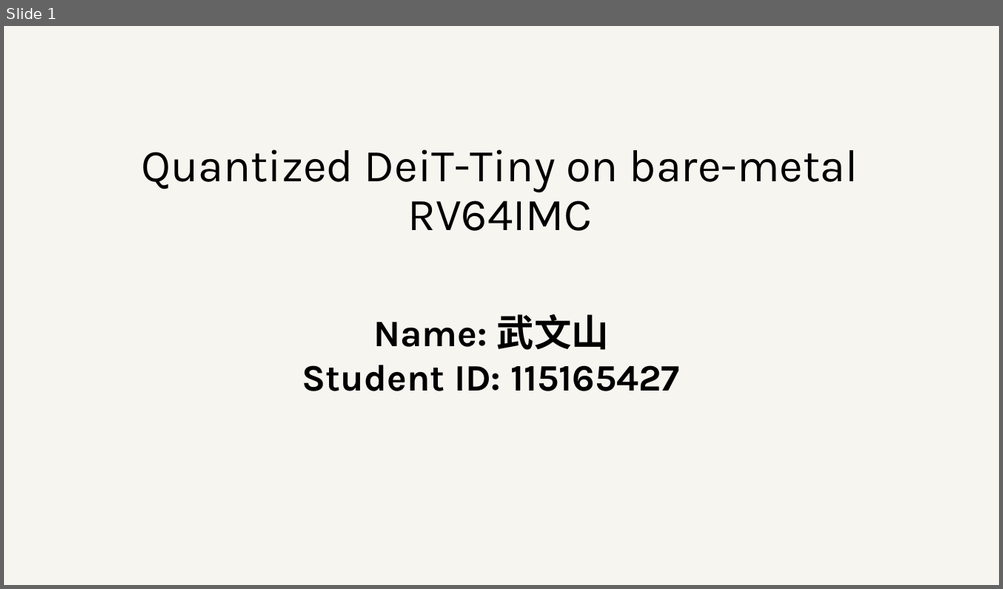
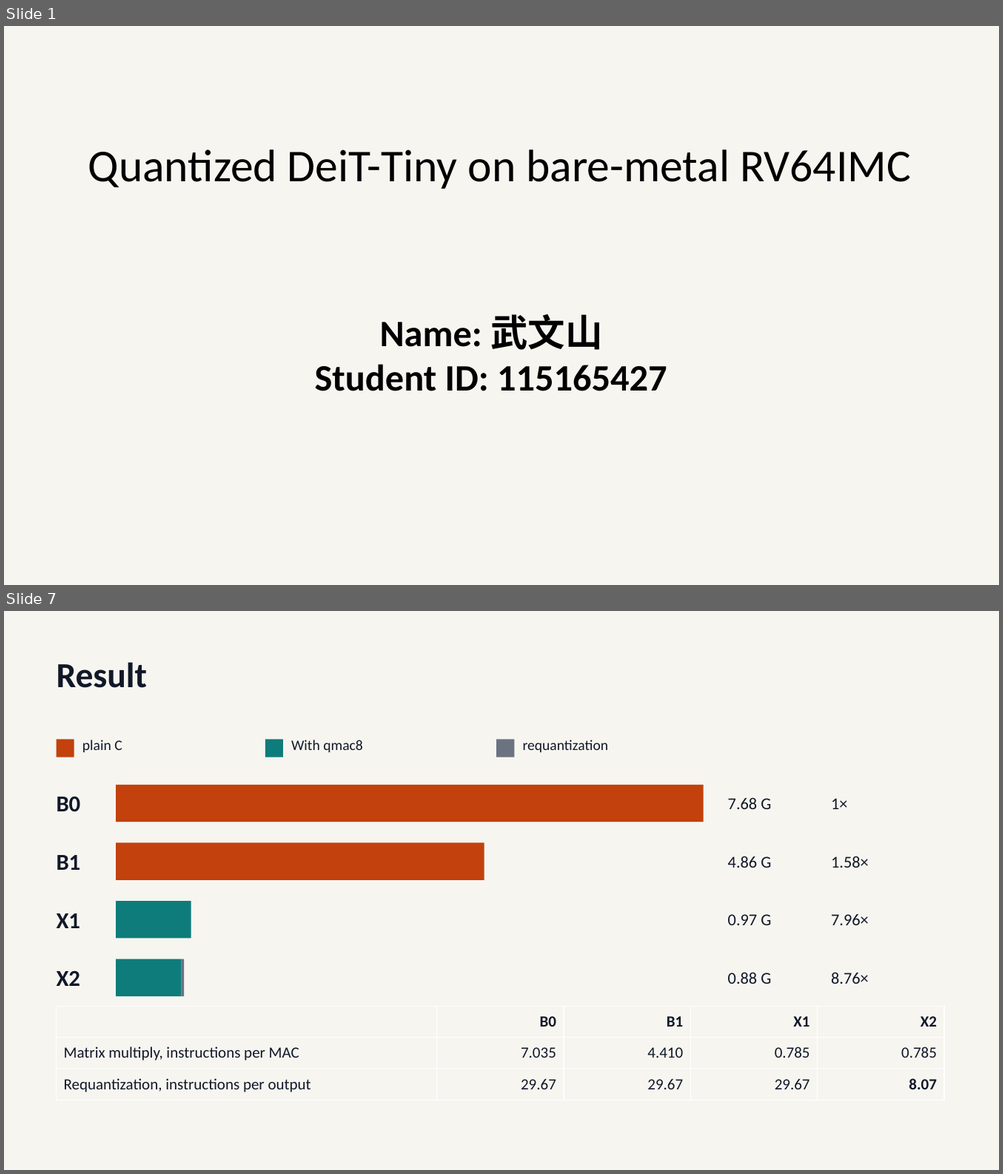
Before and after one commit to hubertvx/RV64imc, a slide deck: docs/115165427_武文山.pptx. Shown one above the other, each under a label of ours: slide 1 before the commit, slides 1 and 7 after it; the slides between them are not shown. The pictures are 1003x589 and 1003x1174 pixels, drawn with LibreOffice and Linux fonts; fonts in the diff are those of the drawing. Boxes give left, top, right and bottom in pixels: in the first picture for what was removed or moved away, otherwise in the second. Text is boxed around its words. In the diff, an @@ line names an element or a change of style, - is before the commit and + after.

```diff
--- a/docs/115165427_武文山.pptx
+++ b/docs/115165427_武文山.pptx
@@ slide 7 added at (4,611,999,1170), background #F6F5F0 @@
@@ text added at (57,662,148,688), 34 pt, text #101828, bold @@
+Result
@@ rectangle added at (57,739,74,758), fill #C2410C @@
@@ text added at (82,740,122,752), 14 pt, text #101828 @@
+plain C
@@ rectangle added at (265,739,283,758), fill #0E7C7B @@
@@ text added at (291,740,363,752), 14 pt, text #101828 @@
+With qmac8
@@ rectangle added at (496,739,515,758), fill #6B7280 @@
@@ text added at (523,740,609,752), 14 pt, text #101828 @@
+requantization
@@ rectangle added at (116,785,703,822), fill #C2410C @@
@@ text added at (57,797,81,812), 22 pt, text #101828, bold @@
+B0
@@ text added at (728,797,847,809), 16 pt, text #101828 @@
+7.68 G 1×
@@ rectangle added at (116,843,484,880), fill #C2410C @@
@@ text added at (57,855,81,870), 22 pt, text #101828, bold @@
+B1
@@ text added at (728,856,868,868), 16 pt, text #101828 @@
+4.86 G 1.58×
@@ text added at (57,914,80,928), 22 pt, text #101828, bold @@
+X1
@@ rectangle added at (116,901,191,939), fill #0E7C7B @@
@@ text added at (728,914,868,925), 16 pt, text #101828 @@
+0.97 G 7.96×
@@ rectangle added at (116,960,182,997), fill #0E7C7B @@
@@ rectangle added at (182,960,184,997), fill #6B7280 @@
@@ text added at (57,971,80,986), 22 pt, text #101828, bold @@
+X2
@@ text added at (728,972,868,984), 16 pt, text #101828 @@
+0.88 G 8.76×
@@ table added at (57,1006,944,1100), 3 rows, 5 columns @@
+ | B0 | B1 | X1 | X2
+Matrix multiply, instructions per MAC | 7.035 | 4.410 | 0.785 | 0.785
+Requantization, instructions per output | 29.67 | 29.67 | 29.67 | 8.07
@@ slide 1 changed as well @@
@@ text "Quantized DeiT-Tiny on bare-metal RV64IMC" at (88,150,910,189): font Karla to Calibri @@
@@ text "Name: 武文山" at (315,315,667,392): font Karla to Calibri @@
```
Also in this commit, not shown: 3 other slides changed, 3 other slides added, 5 slides removed.
